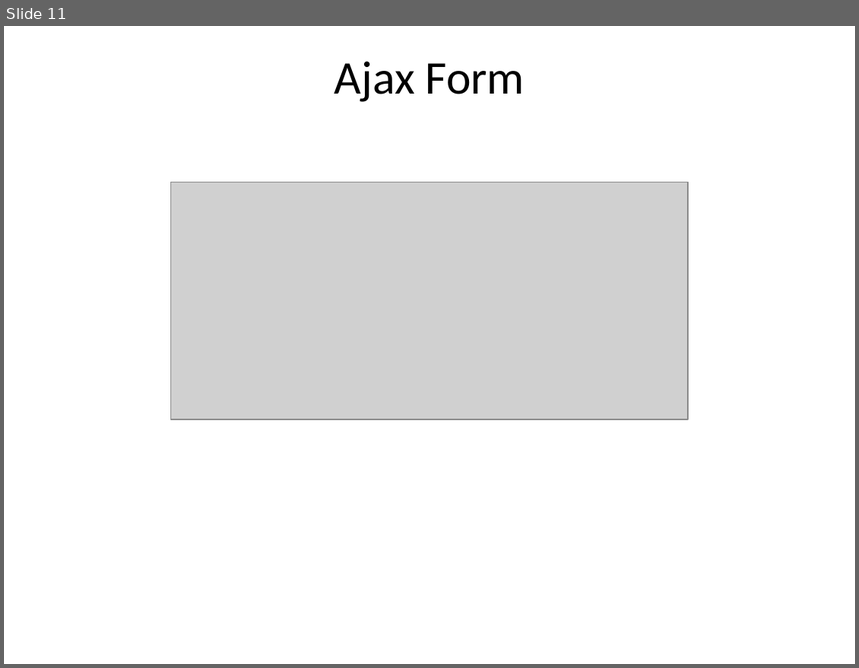
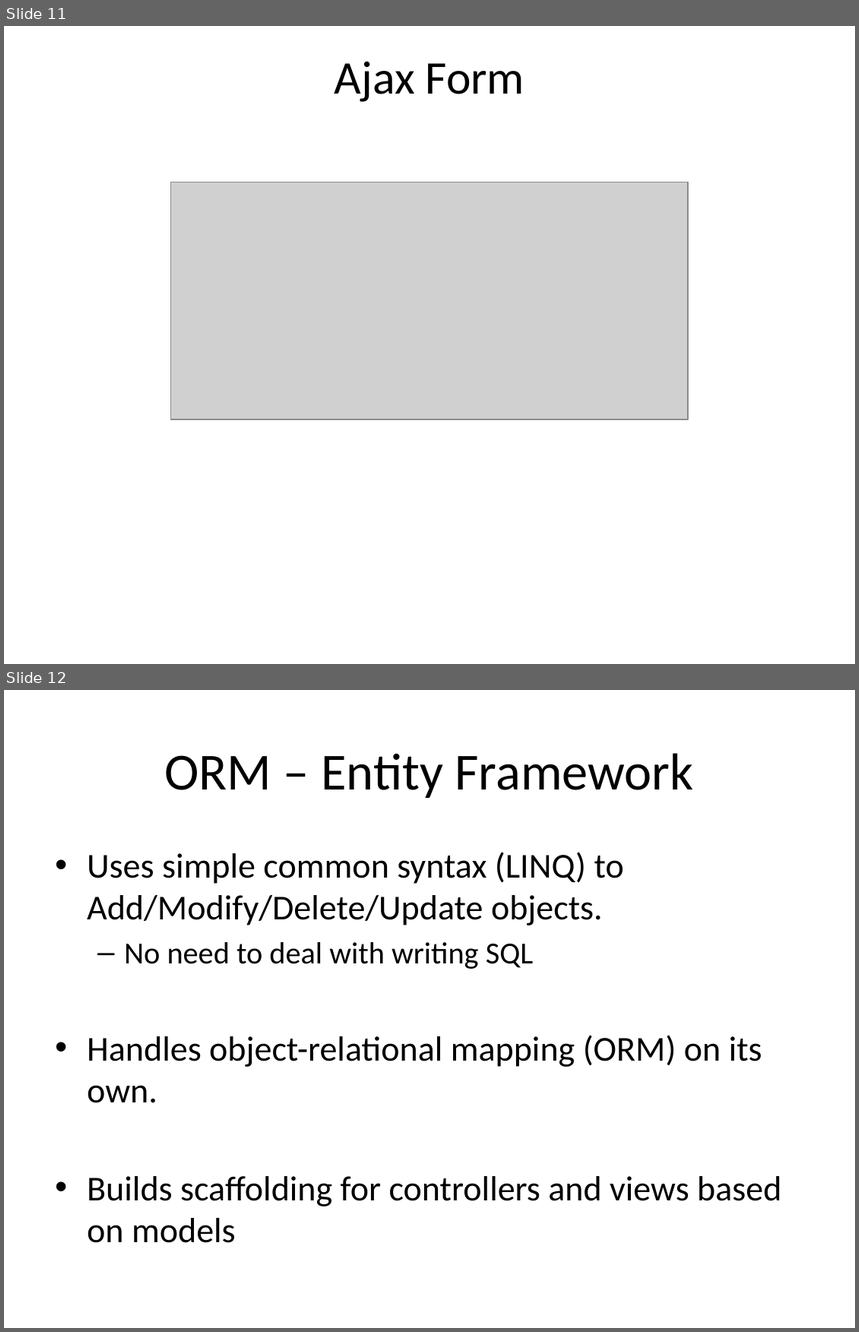
Before and after one commit to mikey32230/InventoryManagement, a slide deck: 3610 Presentation.pptx. Shown one above the other, each under a label of ours: slide 11 before the commit, slides 11 and 12 after it. The pictures are 859x668 and 859x1332 pixels, drawn with LibreOffice and Linux fonts; fonts in the diff are those of the drawing; grey boxes stand for pictures. Boxes give left, top, right and bottom in pixels: in the first picture for what was removed or moved away, otherwise in the second. Text is boxed around its words. In the diff, an @@ line names an element or a change of style, - is before the commit and + after.

```diff
--- a/3610 Presentation.pptx
+++ b/3610 Presentation.pptx
@@ slide 12 added at (x1=4, y1=690, x2=855, y2=1328), background #FFFFFF @@
@@ title added at (x1=164, y1=753, x2=694, y2=798), 44 pt, text #000000 @@
+ORM – Entity Framework
@@ text added at (x1=87, y1=852, x2=781, y2=1243), 29.6 pt, text #000000 @@
+• Uses simple common syntax (LINQ) to Add/Modify/Delete/Update objects.
+  – No need to deal with writing SQL
+• Handles object-relational mapping (ORM) on its own.
+• Builds scaffolding for controllers and views based on models
```
Also in this commit, not shown: 11 other slides changed, 5 other slides added.
